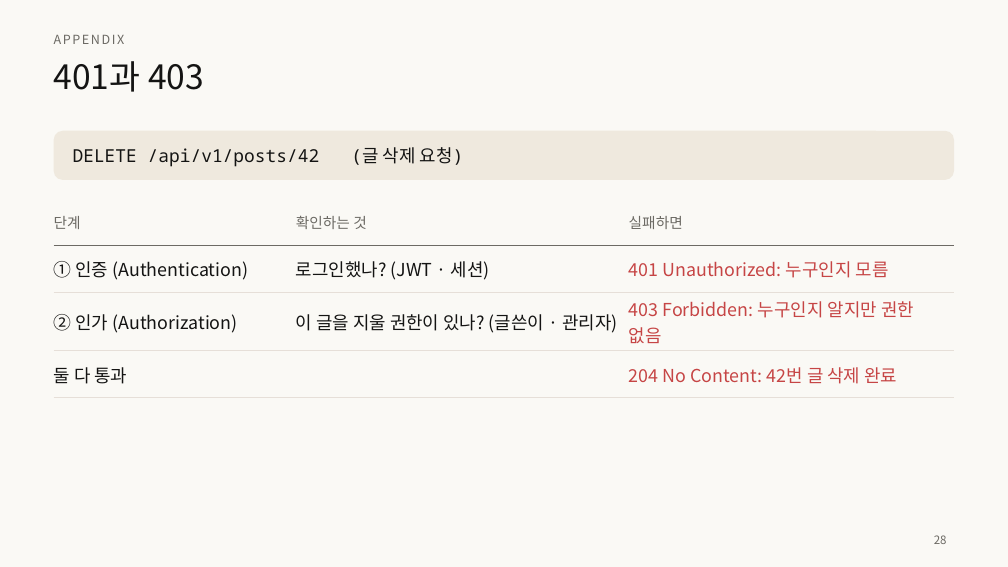
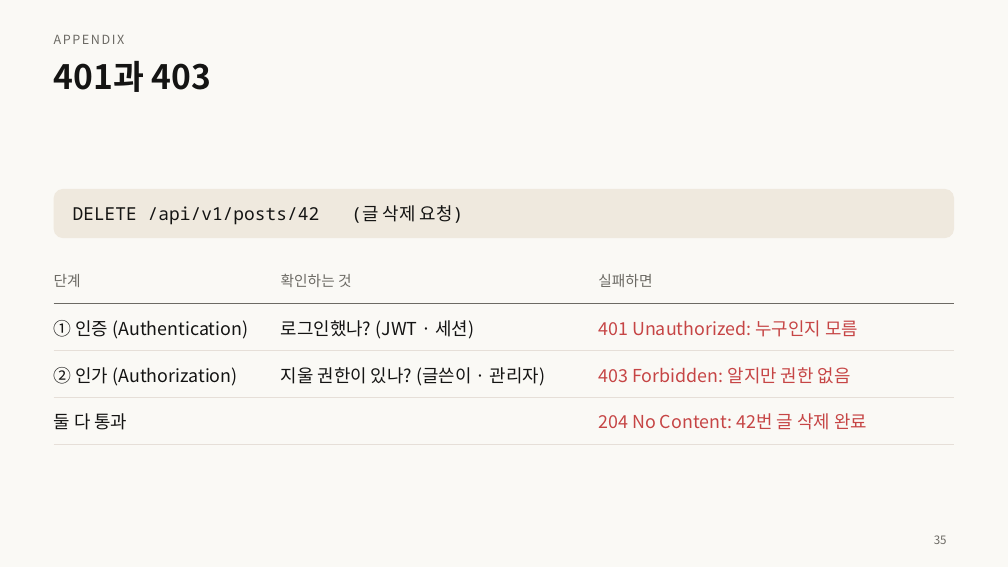
Before and after one commit to home-blog/docs-RESTful, a slide deck: slide 35 of 발표/RESTful-API-설계.pptx (slide 28 before the commit). Drawn at 1008x567 pixels with LibreOffice and Linux fonts; fonts in the diff are those of the drawing. Boxes give left, top, right and bottom in pixels: in the first picture for what was removed or moved away, otherwise in the second. Text is boxed around its words. In the diff, an @@ line names an element or a change of style, - is before the commit and + after.

```diff
--- a/발표/RESTful-API-설계.pptx
+++ b/발표/RESTful-API-설계.pptx
@@ title "401과 403" at [54, 61, 211, 92]: bold on @@
@@ rounded rectangle: place and size @@
-rounded rectangle at [54, 131, 954, 180]
+rounded rectangle at [54, 189, 954, 238]
@@ text "DELETE /api/v1/posts/42 (글 삭제 요청)": place and size @@
-text "DELETE /api/v1/posts/42 (글 삭제 요청)" at [73, 147, 464, 167]
+text "DELETE /api/v1/posts/42 (글 삭제 요청)" at [73, 205, 464, 225]
@@ table at [54, 257, 954, 434] @@
-row 3, column 2: 이 글을 지울 권한이 있나? (글쓴이 · 관리자)
+row 3, column 2: 지울 권한이 있나? (글쓴이 · 관리자)
-row 3, column 3: 403 Forbidden: 누구인지 알지만 권한 없음
+row 3, column 3: 403 Forbidden: 알지만 권한 없음
@@ table: place and size @@
-table at [54, 199, 954, 388]
+table at [54, 257, 954, 434]
@@ page number at [934, 535, 947, 544]: text changed @@
-28
+35
```
Also in this commit, not shown: 32 other slides changed, 8 slides added, 1 slide removed, 10 other files.
